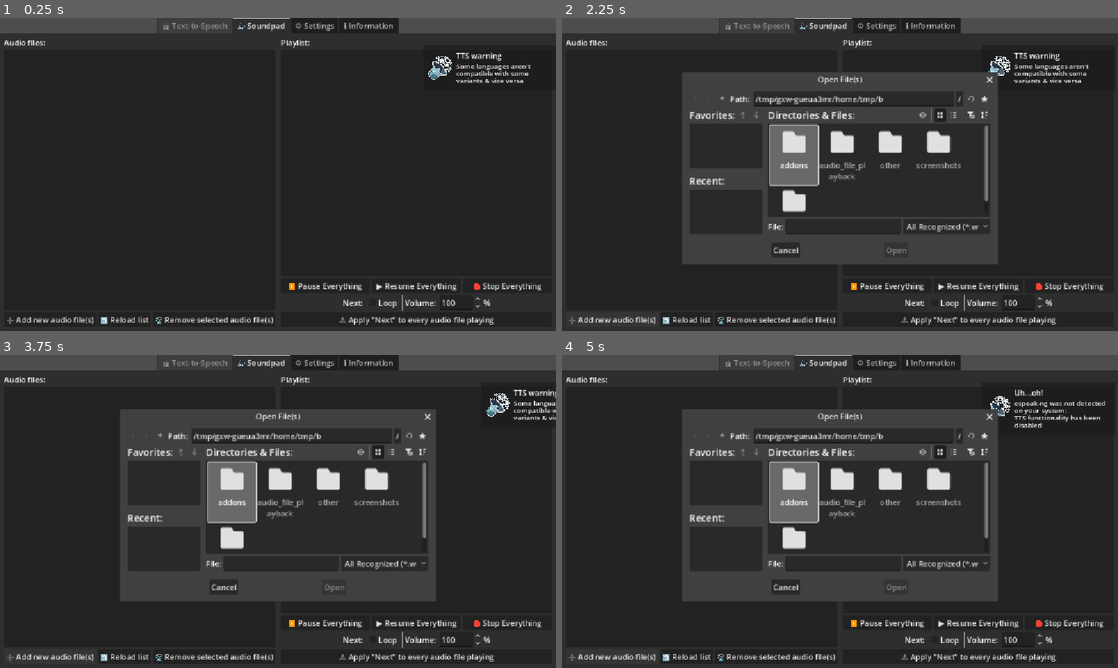
Above: before the commit, frames 1-4 (two rows, left to right).
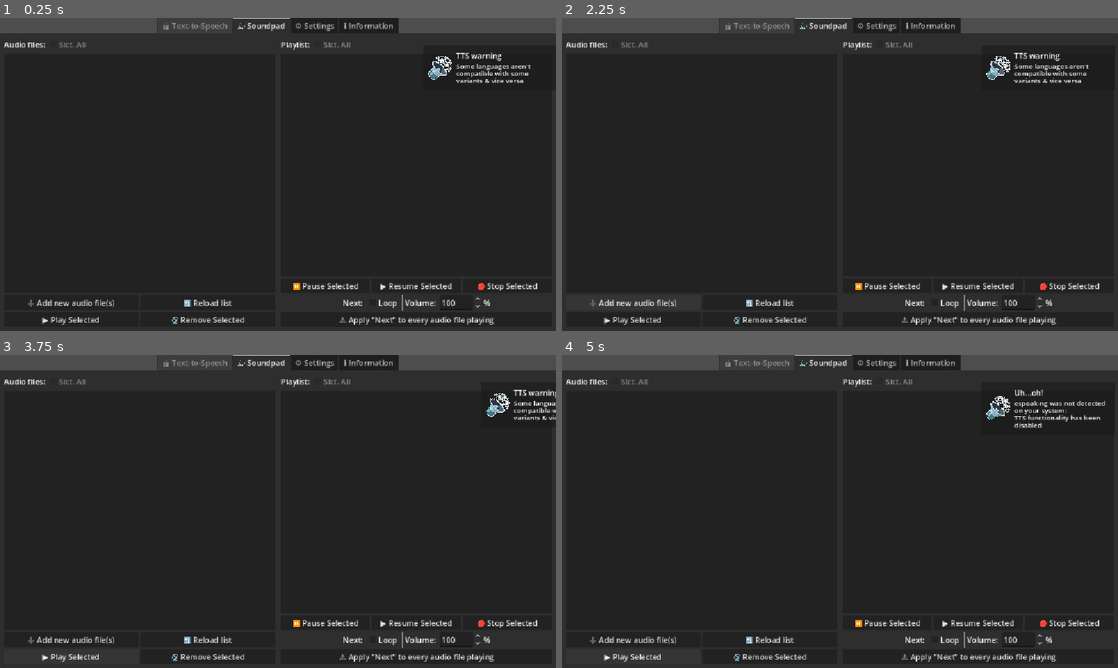
Above: after the commit, the same moments.

Repository: greg0rygreg/SoundsEz
Game: Godot game, scene res://main.tscn
Same seed, same stepped clock (60 frames per second), same inputs: the game is played once before the commit and once after it.
Inputs (mouse positions are in pixels of both pictures, inside the frame that each line leads up to):
- Up to frame 1 (0.25 s): no input
- Up to frame 2 (2.25 s): click "🔃 Reload list" at 0.5 s; click "🗑️ Remove selected audio file…" (after the commit: "🗑️ Remove Selected") at 1.25 s; click "➕ Add new audio file(s)" at 2 s
- Up to frame 3 (3.75 s): click "➕ Add new audio file(s)" at 2.75 s; click (72, 655) at 3.5 s, where only the run after the commit has a clickable "▶️ Play Selected"
- Up to frame 4 (5 s): click (634, 655) at 4.25 s, where only the run after the commit has a clickable "▶️ Play Selected"

The runs differ from the first frame. In frame 1, 1.6% of the frame differs, in the area x 0-98%, y 6-98%; in frame 2, 20%; in frame 3, 20%; in frame 4, 20%.
Error after the commit: Cannot call method 'connect' on a null value. (res://tabscripts/sounds.gd:21)

Commit message:
update main.tscn
replace ItemList with ScrollContainer and add a WAY better but WAY
slower list
i forgot the rest....

Diff:
--- /dev/null
+++ b/audio_file_selection/AFS.gd
@@ -0,0 +1,35 @@
+extends PanelContainer
+class_name AudioFileSelection
+
+@export var tracklen_label: Label
+@export var selected: CheckBox
+@export var trackname_label: Label
+@onready var stream_temp: AudioStream
+@export var playbutton: Button
+@export var rembutton: Button
+
+func __ready():
+  var time := Time.get_time_dict_from_unix_time(stream_temp.get_length())
+  time["msec"] = wrapf(stream_temp.get_length(), 0, 1) * 100
+  tracklen_label.text = "%d:%s%d:%s%d.%s%d" % [
+    time["hour"],
+    "0" if time["minute"] < 10 else "",
+    time["minute"],
+    "0" if time["second"] < 10 else "",
+    time["second"],
+    "0" if time["msec"] < 10 else "",
+    time["msec"]
+  ]
+
+# Called when the node enters the scene tree for the first time.
+func _ready() -> void:
+  match trackname_label.text.get_extension():
+    "wav":
+      stream_temp = AudioStreamWAV.load_from_file(trackname_label.text)
+    "ogg":
+      stream_temp = AudioStreamOggVorbis.load_from_file(trackname_label.text)
+    "mp3":
+      stream_temp = AudioStreamMP3.load_from_file(trackname_label.text)
+    _:
+      queue_free()
+  call_deferred("__ready")
--- /dev/null
+++ b/audio_file_selection/audio_file_selection.tscn
@@ -0,0 +1,50 @@
+[gd_scene format=3 uid="uid://dsj4aemyxqno4"]
+
+[ext_resource type="Script" uid="uid://cnufw1srjqdsp" path="res://audio_file_selection/AFS.gd" id="1_1n05e"]
+
+[node name="AFS" type="PanelContainer" unique_id=1790219231 node_paths=PackedStringArray("tracklen_label", "selected", "trackname_label", "playbutton", "rembutton")]
+script = ExtResource("1_1n05e")
+tracklen_label = NodePath("margineer/vercont/time")
+selected = NodePath("margineer/vercont/trackname/CheckBox")
+trackname_label = NodePath("margineer/vercont/trackname/Label")
+playbutton = NodePath("margineer/vercont/actions/play")
+rembutton = NodePath("margineer/vercont/actions/del")
+
+[node name="margineer" type="MarginContainer" parent="." unique_id=218197175]
+layout_mode = 2
+theme_override_constants/margin_left = 8
+theme_override_constants/margin_top = 8
+theme_override_constants/margin_right = 8
+theme_override_constants/margin_bottom = 8
+
+[node name="vercont" type="VBoxContainer" parent="margineer" unique_id=1999190975]
+layout_mode = 2
+
+[node name="trackname" type="HBoxContainer" parent="margineer/vercont" unique_id=1979583809]
+layout_mode = 2
+
+[node name="CheckBox" type="CheckBox" parent="margineer/vercont/trackname" unique_id=1382819514]
+layout_mode = 2
+
+[node name="Label" type="Label" parent="margineer/vercont/trackname" unique_id=124776047]
+layout_mode = 2
+size_flags_horizontal = 3
+text = "/home/user/Music/kpopdemonhunters.wav"
+autowrap_mode = 3
+
+[node name="time" type="Label" parent="margineer/vercont" unique_id=1368639599]
+layout_mode = 2
+text = "-:--:--.--"
+
+[node name="actions" type="HBoxContainer" parent="margineer/vercont" unique_id=943884330]
+layout_mode = 2
+
+[node name="play" type="Button" parent="margineer/vercont/actions" unique_id=1499660333]
+layout_mode = 2
+size_flags_horizontal = 3
+text = "▶️ Play"
+
+[node name="del" type="Button" parent="margineer/vercont/actions" unique_id=1495637139]
+layout_mode = 2
+size_flags_horizontal = 3
+text = "🗑️ Remove"
--- a/main.tscn
+++ b/main.tscn
@@ -320,31 +320,61 @@
 layout_mode = 2
 size_flags_horizontal = 3
 
-[node name="listT" type="Label" parent="tabs/sounds/horcont/files" unique_id=277304375]
+[node name="listT" type="HBoxContainer" parent="tabs/sounds/horcont/files" unique_id=1682253337]
+layout_mode = 2
+
+[node name="Label" type="Label" parent="tabs/sounds/horcont/files/listT" unique_id=277304375]
 layout_mode = 2
 text = "Audio files:"
 
-[node name="list" type="ItemList" parent="tabs/sounds/horcont/files" unique_id=551197936]
-layout_mode = 2
-size_flags_vertical = 3
-select_mode = 1
-
-[node name="actions" type="HBoxContainer" parent="tabs/sounds/horcont/files" unique_id=734944502]
-layout_mode = 2
-
-[node name="add" type="Button" parent="tabs/sounds/horcont/files/actions" unique_id=905345715]
+[node name="selall" type="CheckBox" parent="tabs/sounds/horcont/files/listT" unique_id=1068201371]
+layout_mode = 2
+disabled = true
+text = "Slct. All"
+
+[node name="toplay" type="PanelContainer" parent="tabs/sounds/horcont/files" unique_id=1038928457]
+layout_mode = 2
+size_flags_vertical = 3
+
+[node name="scrollcont" type="ScrollContainer" parent="tabs/sounds/horcont/files/toplay" unique_id=2111404326]
+layout_mode = 2
+
+[node name="margineer" type="MarginContainer" parent="tabs/sounds/horcont/files/toplay/scrollcont" unique_id=704195823]
+layout_mode = 2
+size_flags_horizontal = 3
+size_flags_vertical = 3
+theme_override_constants/margin_left = 8
+theme_override_constants/margin_top = 8
+theme_override_constants/margin_bottom = 8
+
+[node name="vercont" type="VBoxContainer" parent="tabs/sounds/horcont/files/toplay/scrollcont/margineer" unique_id=1628701509]
+layout_mode = 2
+
+[node name="pl_actions" type="HBoxContainer" parent="tabs/sounds/horcont/files" unique_id=734944502]
+layout_mode = 2
+
+[node name="add" type="Button" parent="tabs/sounds/horcont/files/pl_actions" unique_id=905345715]
 layout_mode = 2
 size_flags_horizontal = 3
 text = "➕ Add new audio file(s)"
 
-[node name="reload" type="Button" parent="tabs/sounds/horcont/files/actions" unique_id=1319392955]
-layout_mode = 2
+[node name="reload" type="Button" parent="tabs/sounds/horcont/files/pl_actions" unique_id=1319392955]
+layout_mode = 2
+size_flags_horizontal = 3
 text = "🔃 Reload list"
 
-[node name="rem" type="Button" parent="tabs/sounds/horcont/files/actions" unique_id=225434431]
-layout_mode = 2
-size_flags_horizontal = 3
-text = "🗑️ Remove selected audio file(s)"
+[node name="slc_actions" type="HBoxContainer" parent="tabs/sounds/horcont/files" unique_id=454560399]
+layout_mode = 2
+
+[node name="play" type="Button" parent="tabs/sounds/horcont/files/slc_actions" unique_id=2009369450]
+layout_mode = 2
+size_flags_horizontal = 3
+text = "▶️ Play Selected"
+
+[node name="rem" type="Button" parent="tabs/sounds/horcont/files/slc_actions" unique_id=225434431]
+layout_mode = 2
+size_flags_horizontal = 3
+text = "🗑️ Remove Selected"
 
 [node name="sep" type="VSeparator" parent="tabs/sounds/horcont" unique_id=1808355417]
 layout_mode = 2
@@ -353,10 +383,18 @@
 layout_mode = 2
 size_flags_horizontal = 3
 
-[node name="playingT" type="Label" parent="tabs/sounds/horcont/player" unique_id=798419625]
+[node name="playingT" type="HBoxContainer" parent="tabs/sounds/horcont/player" unique_id=920551535]
+layout_mode = 2
+
+[node name="Label" type="Label" parent="tabs/sounds/horcont/player/playingT" unique_id=798419625]
 layout_mode = 2
 text = "Playlist:"
 
+[node name="CheckBox" type="CheckBox" parent="tabs/sounds/horcont/player/playingT" unique_id=842074443]
+layout_mode = 2
+disabled = true
+text = "Slct. All"
+
 [node name="playing" type="PanelContainer" parent="tabs/sounds/horcont/player" unique_id=1611323343]
 layout_mode = 2
 size_flags_vertical = 3
@@ -383,17 +421,17 @@
 [node name="pauseall" type="Button" parent="tabs/sounds/horcont/player/globalctrl" unique_id=20332690]
 layout_mode = 2
 size_flags_horizontal = 3
-text = "⏸️ Pause Everything"
+text = "⏸️ Pause Selected"
 
 [node name="resumeall" type="Button" parent="tabs/sounds/horcont/player/globalctrl" unique_id=1860681653]
 layout_mode = 2
 size_flags_horizontal = 3
-text = "▶️ Resume Everything"
+text = "▶️ Resume Selected"
 
 [node name="stopall" type="Button" parent="tabs/sounds/horcont/player/globalctrl" unique_id=1720587752]
 layout_mode = 2
 size_flags_horizontal = 3
-text = "🛑 Stop Everything"
+text = "🛑 Stop Selected"
 
 [node name="next" type="HBoxContainer" parent="tabs/sounds/horcont/player" unique_id=1056657285]
 layout_mode = 2
@@ -477,11 +515,11 @@
 
 [node name="CheckButton" type="CheckButton" parent="tabs/sets/vercont/setstabs/general/vercont/theme" unique_id=938430802]
 layout_mode = 2
-text = "Theme: 🔅"
+text = "Theme: 🔅 Dark"
 
 [node name="Label" type="Label" parent="tabs/sets/vercont/setstabs/general/vercont/theme" unique_id=1001826850]
 layout_mode = 2
-text = "🔆"
+text = "🔆 Light"
 
 [node name="outs" type="HBoxContainer" parent="tabs/sets/vercont/setstabs/general/vercont" unique_id=50084657]
 layout_mode = 2
@@ -539,8 +577,8 @@
 
 [connection signal="item_activated" from="tabs/tts/horcont/vercont2/hist" to="tabs/tts" method="_on_hist_item_activated"]
 [connection signal="pressed" from="tabs/tts/horcont/vercont2/audio/play" to="tabs/tts" method="_on_play_pressed"]
-[connection signal="item_activated" from="tabs/sounds/horcont/files/list" to="tabs/sounds" method="_on_list_item_activated"]
-[connection signal="pressed" from="tabs/sounds/horcont/files/actions/rem" to="tabs/sounds" method="_on_rem_pressed"]
+[connection signal="pressed" from="tabs/sounds/horcont/files/slc_actions/play" to="tabs/sounds" method="_on_play_pressed"]
+[connection signal="pressed" from="tabs/sounds/horcont/files/slc_actions/rem" to="tabs/sounds" method="_on_rem_pressed"]
 [connection signal="pressed" from="tabs/sounds/horcont/player/globalctrl/pauseall" to="tabs/sounds" method="_on_pauseall_pressed"]
 [connection signal="pressed" from="tabs/sounds/horcont/player/globalctrl/resumeall" to="tabs/sounds" method="_on_resumeall_pressed"]
 [connection signal="pressed" from="tabs/sounds/horcont/player/globalctrl/stopall" to="tabs/sounds" method="_on_stopall_pressed"]
Not shown, added: audio_file_selection/AFS.gd.uid
